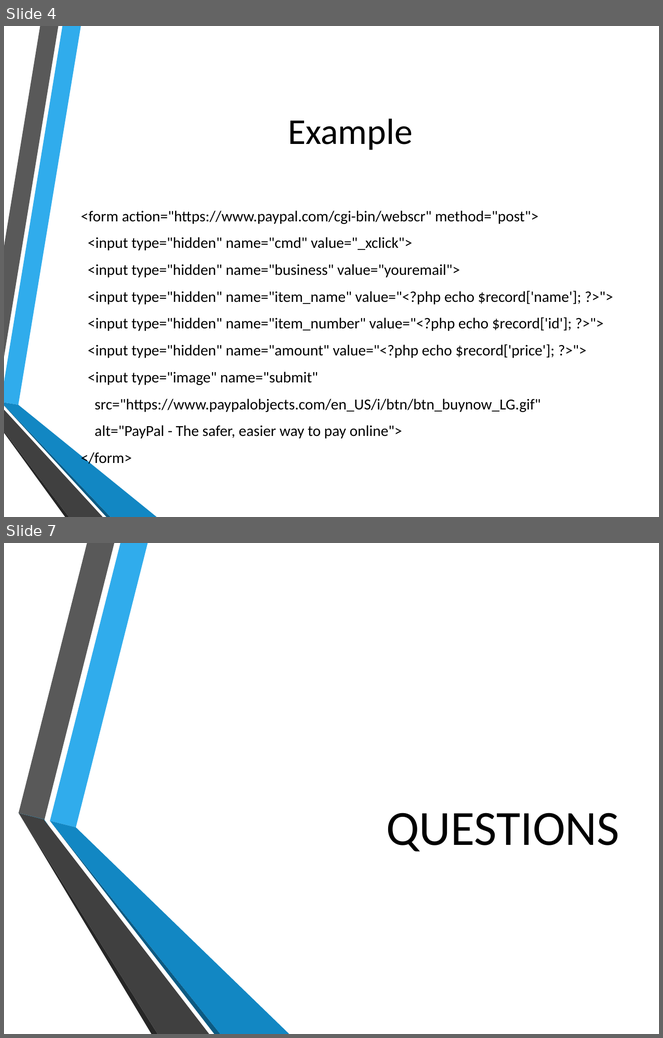
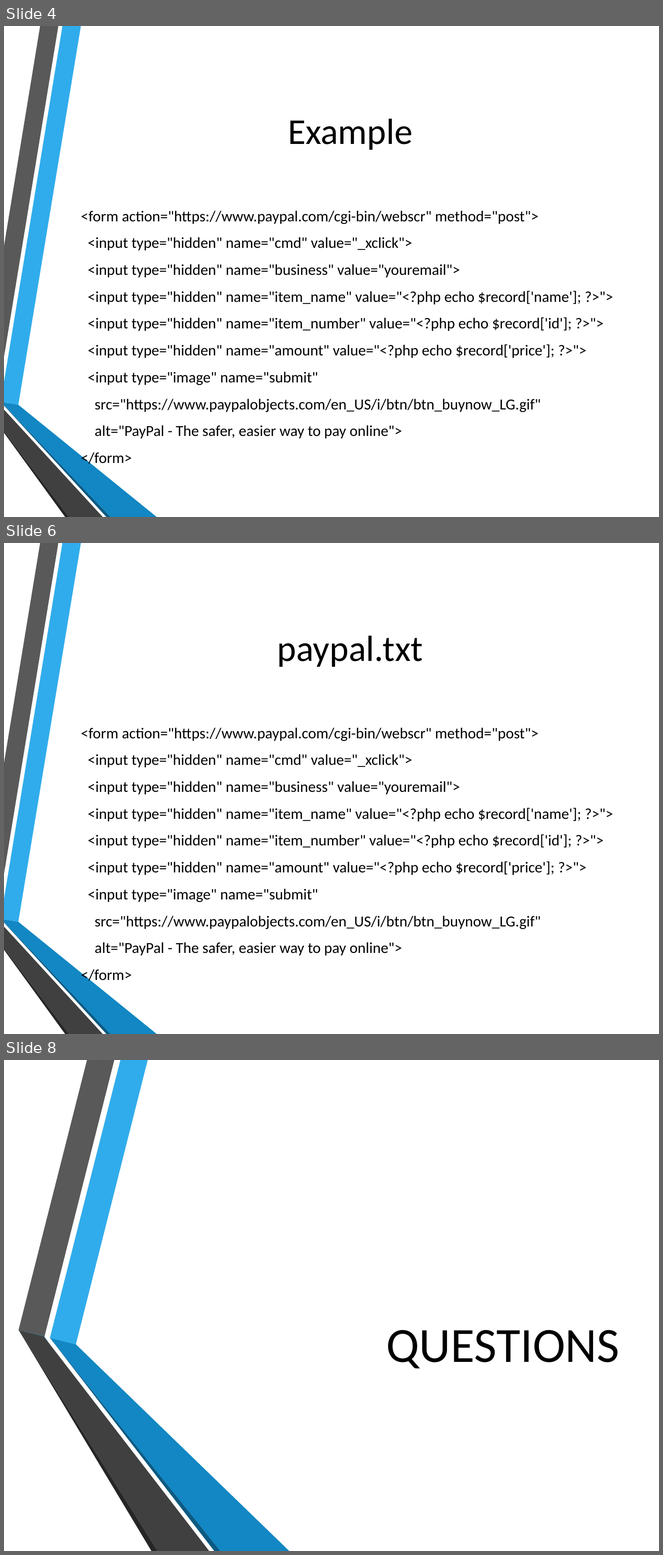
Before and after one commit to hatted/fevaworks-php, a slide deck: php-fw9/PayPal.pptx. Shown one above the other, each under a label of ours: slides 4 and 7 before the commit, slides 4, 6 and 8 after it; the slides between them are not shown. The pictures are 663x1038 and 663x1555 pixels, drawn with LibreOffice and Linux fonts; fonts in the diff are those of the drawing; background and template pictures are left out. Boxes give left, top, right and bottom in pixels: in the first picture for what was removed or moved away, otherwise in the second. Text is boxed around its words. In the diff, an @@ line names an element or a change of style, - is before the commit and + after.

```diff
--- a/php-fw9/PayPal.pptx
+++ b/php-fw9/PayPal.pptx
@@ slide 6 added at (x1=4, y1=543, x2=659, y2=1034), background picture (left out); not listed: 6 template elements that a slide beside it also shows @@
@@ title added at (x1=278, y1=636, x2=423, y2=667), 40 pt, text #000000 @@
+paypal.txt
@@ text added at (x1=81, y1=728, x2=582, y2=956), 16.8 pt, text #000000 @@
+<form action="https://www.paypal.com/cgi-bin/webscr" method="post">
+<input type="hidden" name="cmd" value="_xclick">
+<input type="hidden" name="business" value="youremail">
+<input type="hidden" name="item_name" value="<?php echo $record['name']; ?>">
+<input type="hidden" name="item_number" value="<?php echo $record['id']; ?>">
+<input type="hidden" name="amount" value="<?php echo $record['price']; ?>">
+<input type="image" name="submit"
+src="https://www.paypalobjects.com/en_US/i/btn/btn_buynow_LG.gif"
+alt="PayPal - The safer, easier way to pay online">
+</form>
@@ what was slide 7 is now slide 8 @@
```
Also in this commit, not shown: 3 slides changed, 6 other files.
